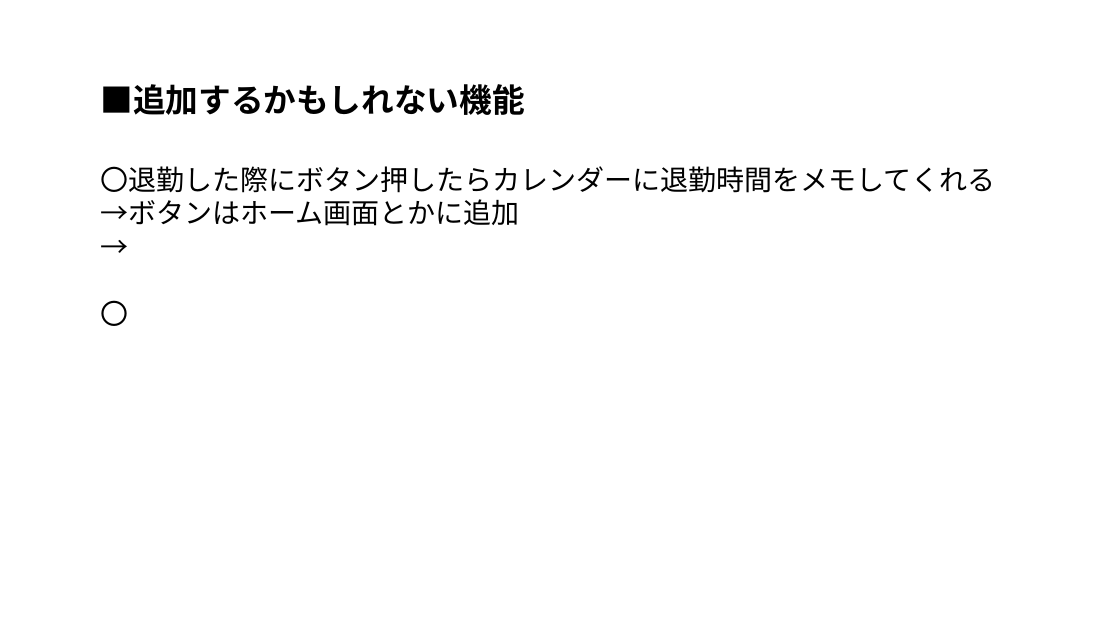
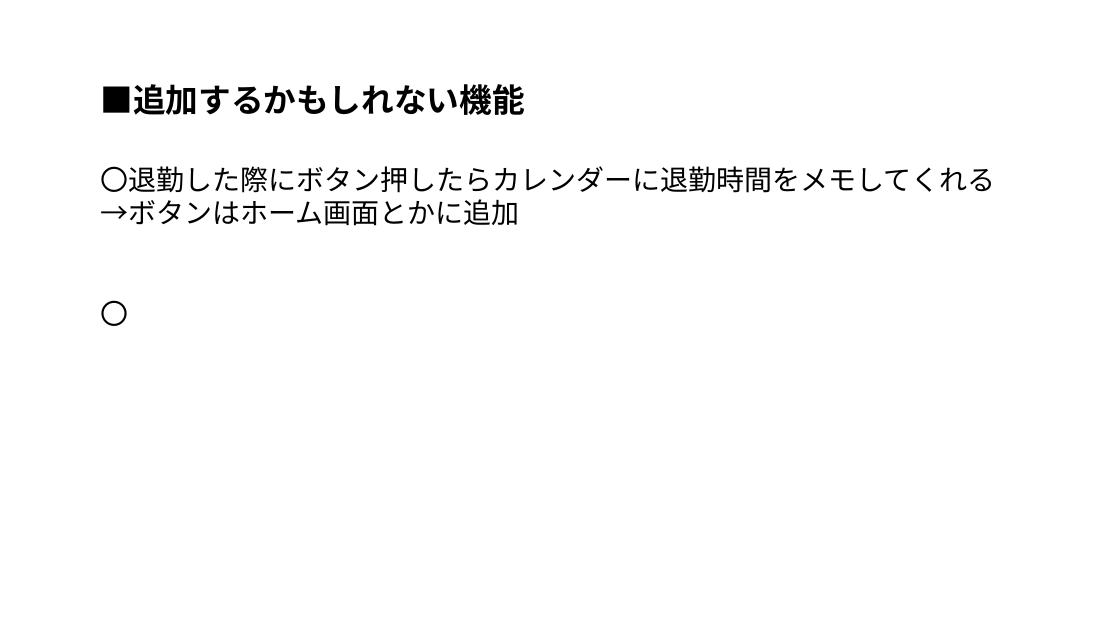
Before and after one commit to kobaken0626/mobile00000, a slide deck: slide 8 of mobileアプリ資料.pptx. Drawn at 1120x630 pixels with LibreOffice and Linux fonts; fonts in the diff are those of the drawing. Boxes give left, top, right and bottom in pixels: in the first picture for what was removed or moved away, otherwise in the second. Text is boxed around its words. In the diff, an @@ line names an element or a change of style, - is before the commit and + after.

```diff
--- a/mobileアプリ資料.pptx
+++ b/mobileアプリ資料.pptx
@@ text at (101, 166, 995, 326): paragraph removed @@
-→
```
Also in this commit, not shown: 1 other slide changed, 1 other file.
